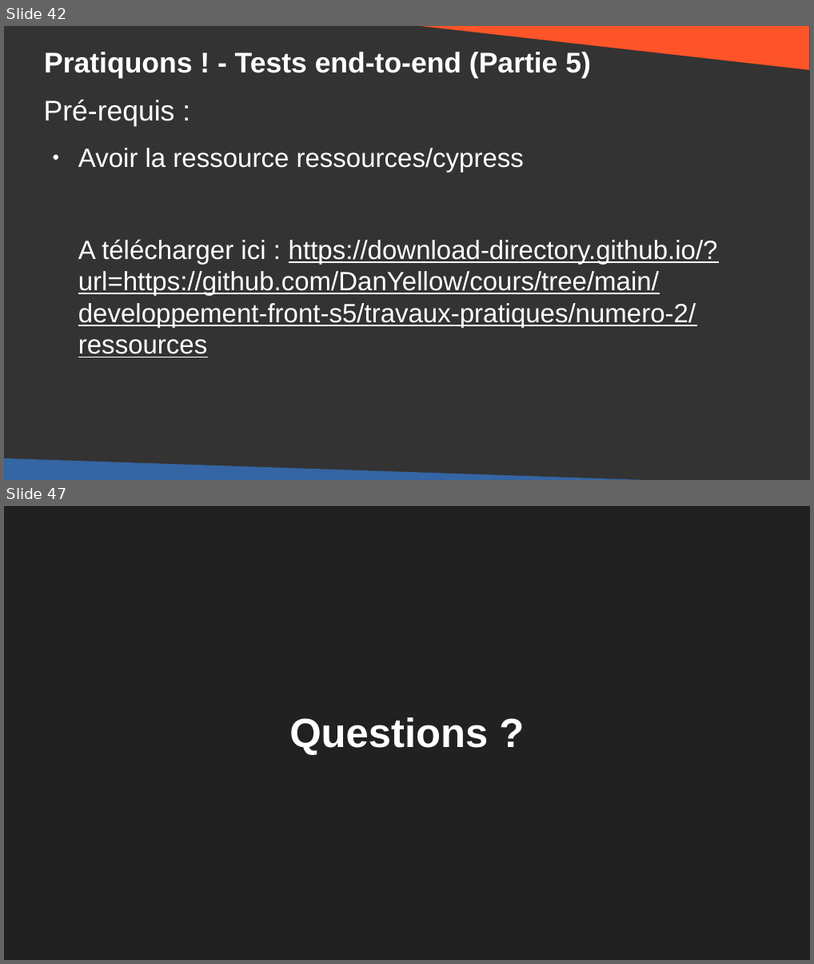
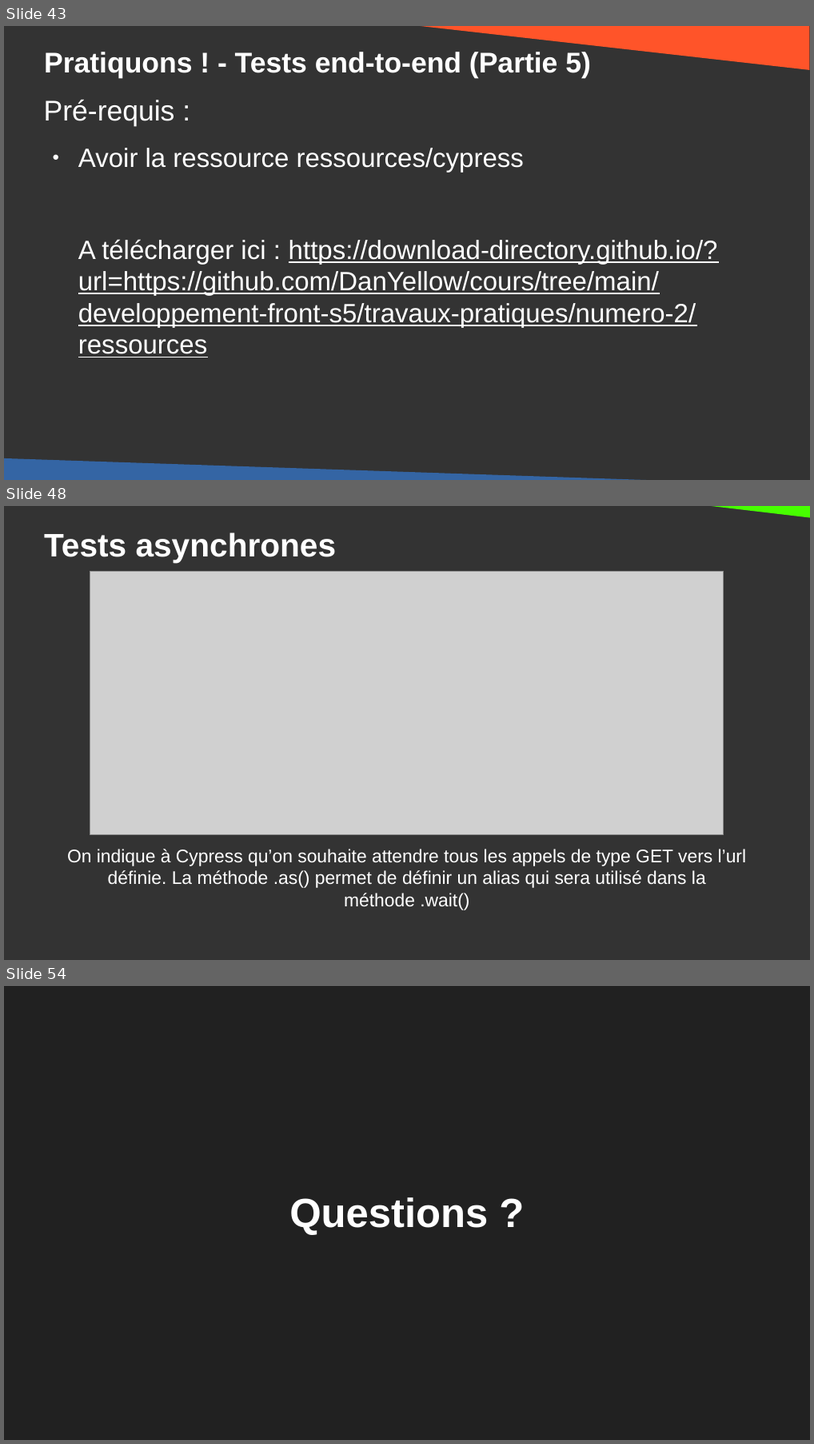
Before and after one commit to DanYellow/cours, a slide deck: developpement-front-s5/travaux-pratiques/numero-2/presentation.odp. Shown one above the other, each under a label of ours: slides 42 and 47 before the commit, slides 43, 48 and 54 after it; the slides between them are not shown. The pictures are 814x964 and 814x1444 pixels, drawn with LibreOffice and Linux fonts; fonts in the diff are those of the drawing; grey boxes stand for pictures. Boxes give left, top, right and bottom in pixels: in the first picture for what was removed or moved away, otherwise in the second. Text is boxed around its words. In the diff, an @@ line names an element or a change of style, - is before the commit and + after.

```diff
--- a/developpement-front-s5/travaux-pratiques/numero-2/presentation.odp
+++ b/developpement-front-s5/travaux-pratiques/numero-2/presentation.odp
@@ slide 48 added at [4, 506, 810, 960], background #333333 @@
@@ right triangle added at [517, 506, 810, 532], fill #47FF00 @@
@@ title added at [44, 532, 337, 562], 32 pt, text #FFFFFF, bold @@
+Tests asynchrones
@@ picture added at [90, 571, 724, 834] @@
@@ text added at [67, 848, 747, 910], 18 pt, text #FFFFFF @@
+On indique à Cypress qu’on souhaite attendre tous les appels de type GET vers l’url définie. La méthode .as() permet de définir un alias qui sera utilisé dans la méthode .wait()
@@ what was slide 42 is now slide 43 @@
@@ what was slide 47 is now slide 54 @@
```
Also in this commit, not shown: 5 slides changed, 8 other slides added, 2 slides removed, 7 other files.
